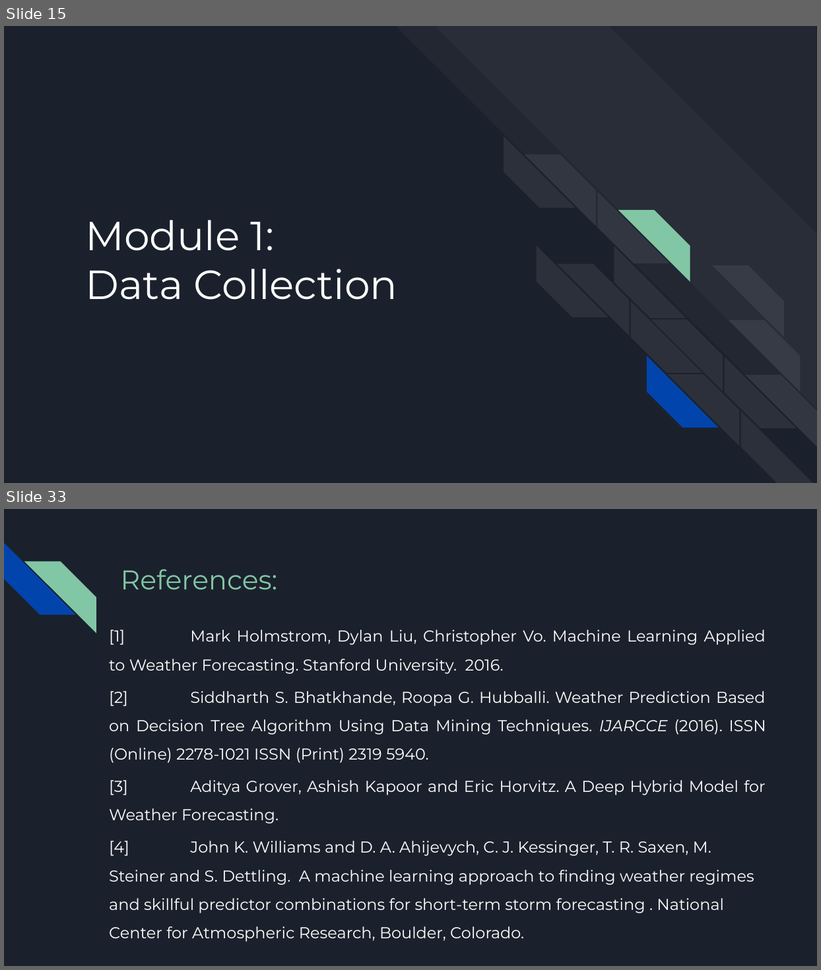
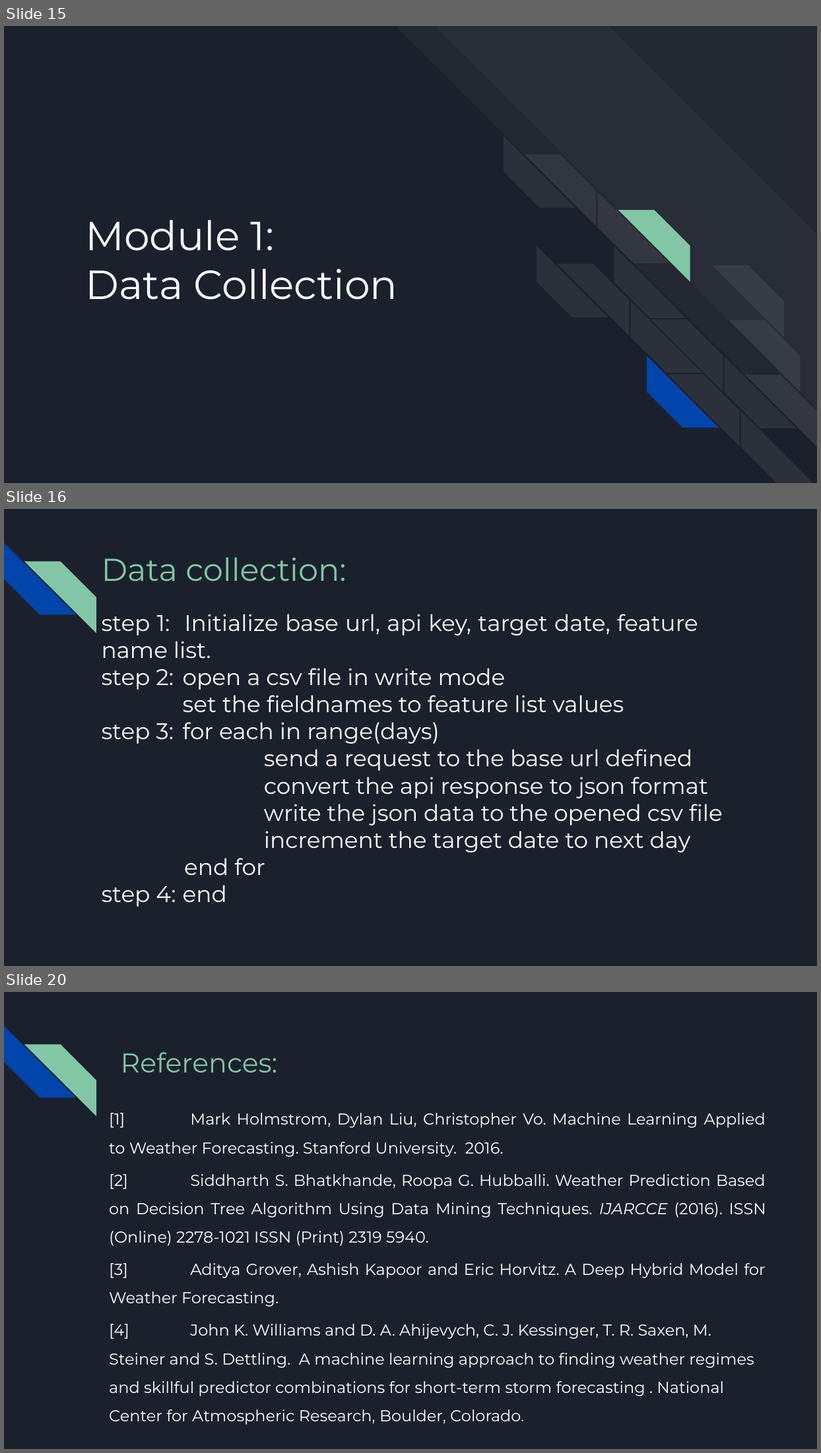
Before and after one commit to NavaneethVijay/vtuproject, a slide deck: PPT/Phase-I-Seminar.pptx. Shown one above the other, each under a label of ours: slides 15 and 33 before the commit, slides 15, 16 and 20 after it; the slides between them are not shown. The pictures are 821x970 and 821x1453 pixels, drawn with LibreOffice and Linux fonts; fonts in the diff are those of the drawing. Boxes give left, top, right and bottom in pixels: in the first picture for what was removed or moved away, otherwise in the second. Text is boxed around its words. In the diff, an @@ line names an element or a change of style, - is before the commit and + after.

```diff
--- a/PPT/Phase-I-Seminar.pptx
+++ b/PPT/Phase-I-Seminar.pptx
@@ slide 16 added at <box>4,509,817,966</box>, background #1B212C; not listed: 2 template elements that a slide beside it also shows @@
@@ title added at <box>102,557,346,581</box>, 28 pt, text #82C7A5 @@
+Data collection:
@@ text added at <box>102,614,723,907</box>, 20 pt, text #FFFFFF @@
+step 1: Initialize base url, api key, target date, feature name list.
+step 2: open a csv file in write mode
+set the fieldnames to feature list values
+step 3: for each in range(days)
+send a request to the base url defined
+convert the api response to json format
+write the json data to the opened csv file
+increment the target date to next day
+end for
+step 4: end
@@ what was slide 33 is now slide 20 @@
```
Also in this commit, not shown: 7 slides changed, 4 other slides added, 18 slides removed.
